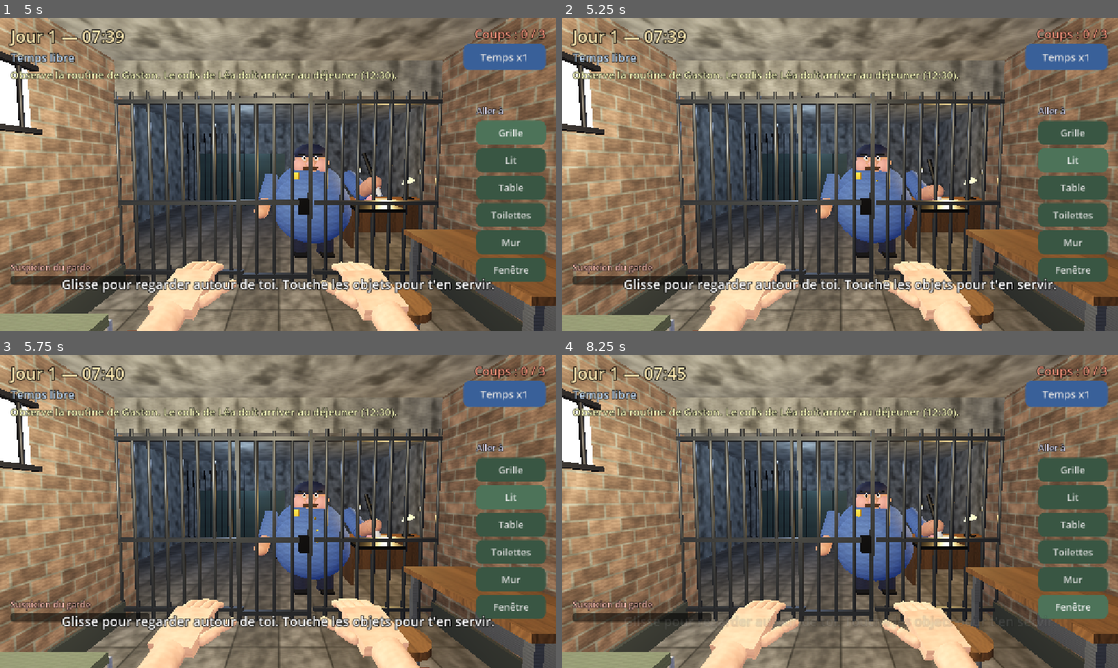
Above: before the commit, frames 1-4 (two rows, left to right).
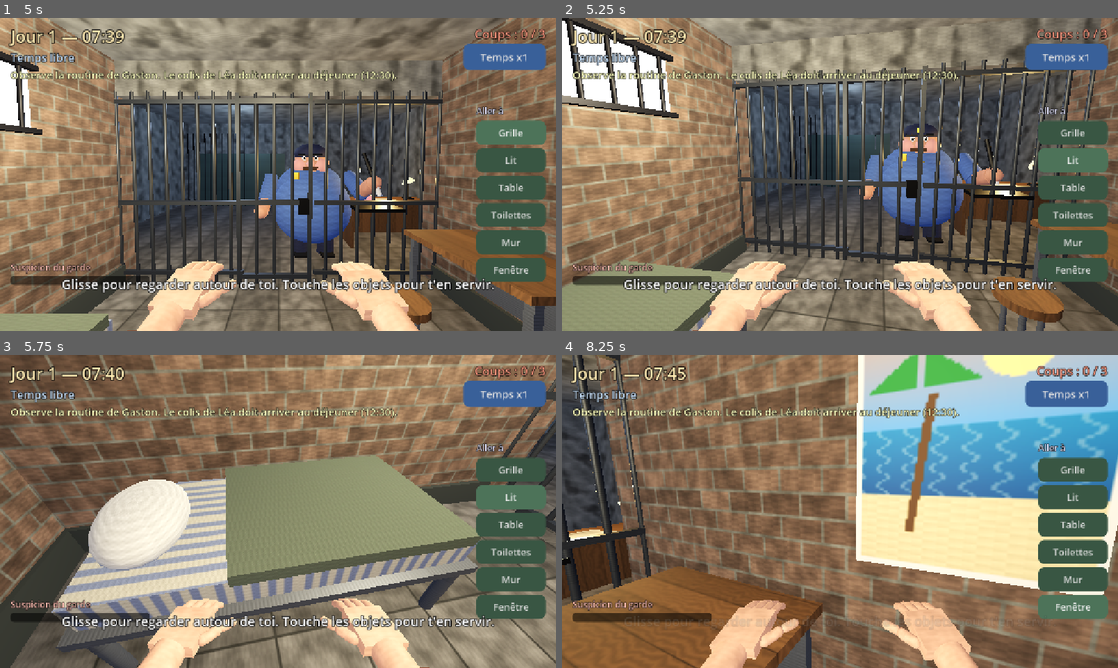
Above: after the commit, the same moments.

Repository: AurelXP/befree
Game: Godot game, scene res://scenes/Main.tscn
Two runs of this game, one before a commit and one after it. Both use one fixed random seed, a clock stepped at 60 frames per second and the inputs below.
Inputs:
- Up to frame 1 (5 s): click "JOUER" at 0.5 s; click "Passer >>" at 1.25 s; click "Passer >>" at 2 s; click "Temps x1" at 2.75 s; click "Temps x4" at 3.5 s; click "Grille" at 4.25 s
- Up to frame 2 (5.25 s): click "Lit" at 5 s
- Up to frame 3 (5.75 s): no input
- Up to frame 4 (8.25 s): click "Table" at 5.75 s; click "Toilettes" at 6.5 s; click "Mur" at 7.25 s; click "Fenêtre" at 8 s

Frame 1 is identical in both runs. In frame 2, 58% of the frame differs, in the area x 0-100%, y 0-100%; in frame 3, 77%; in frame 4, 80%.

Commit message:
Handle navigation button presses
Co-Authored-By: Claude Sonnet 5.5 <noreply@anthropic.com>
Claude-Session: https://claude.ai/code/session_01THAcUw2aszyHLoEJsBjJ8x

Diff:
--- a/scripts/main.gd
+++ b/scripts/main.gd
@@ -59,6 +59,7 @@
 	hud.retry_pressed.connect(_on_retry)
 	hud.spoon_pressed.connect(_on_spoon)
 	hud.speed_pressed.connect(_on_speed)
+	hud.nav_pressed.connect(_on_nav)
 	player.tapped.connect(_on_tap)
 	player.dig_hold.connect(_on_dig_hold)
 	guard.swing_hit.connect(_on_swing)
@@ -444,6 +445,21 @@
 		player.stop_digging()
 
 
+func _on_nav(station: String) -> void:
+	if state != "play" or in_caught:
+		return
+	if busy:
+		return
+	Game.digging = false
+	player.stop_digging()
+	cell.set_digging_fx(false)
+	sfx.dig_loop(false)
+	player.hands.set_pose("idle")
+	var my: int = _begin()
+	await player.go_to(station)
+	_end(my)
+
+
 func _on_speed() -> void:
 	if Game.digging:
 		return
